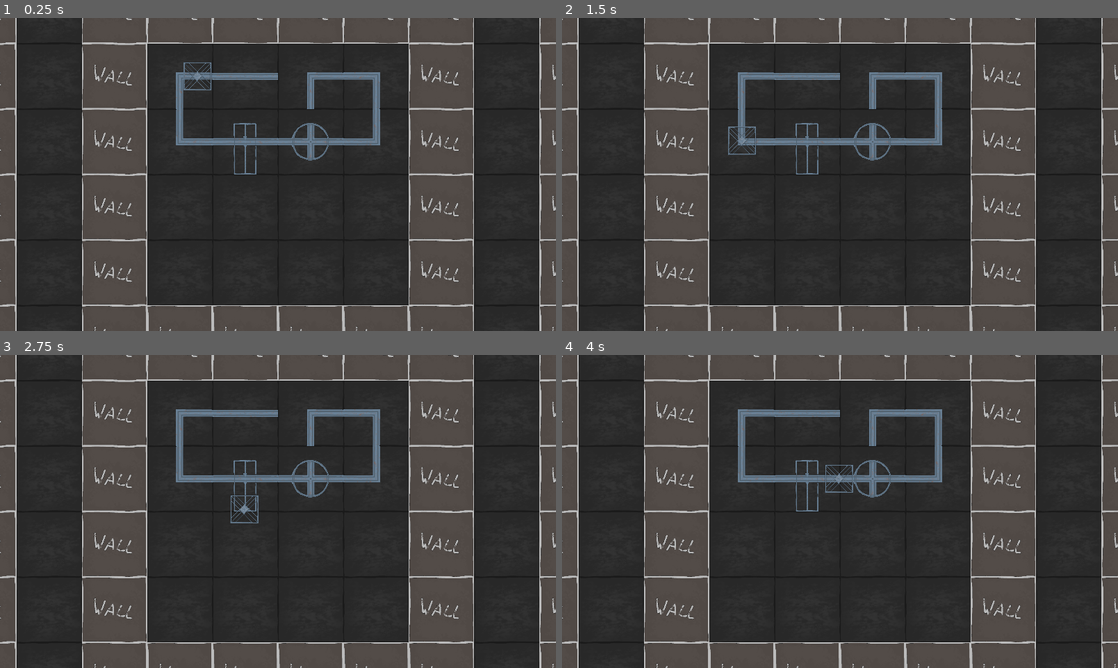
Above: before the commit, frames 1-4 (two rows, left to right).
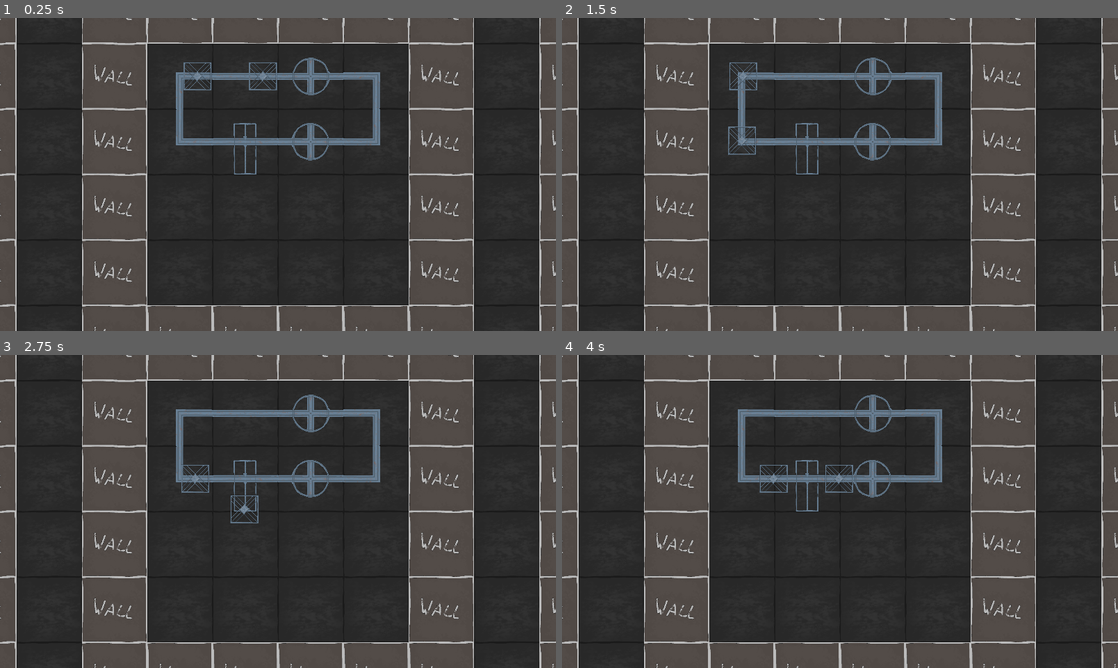
Above: after the commit, the same moments.

Repository: BoringStudio/ldjam54
Game: Godot game, scene res://game.tscn
The game is run twice, just before and just after one commit, with the same random seed, the same clock (stepped at 60 frames per second) and the same inputs. The project has no main scene, so this scene is started directly.
Inputs:
- Up to frame 1 (0.25 s): no input
- Up to frame 2 (1.5 s): no input
- Up to frame 3 (2.75 s): no input
- Up to frame 4 (4 s): no input

The runs differ from the first frame. In frame 1, 0.5% of the frame differs, in the area x 44-62%, y 12-30%; in frame 2, 0.5%; in frame 3, 0.5%; in frame 4, 0.5%.

Commit message:
Add multiple platforms

Diff:
--- a/game.gd
+++ b/game.gd
@@ -12,9 +12,10 @@
 	camera.get_viewport().size_changed.connect(_sync_camera_zoom)
 
 	# Create platform
-	var platform = Platform.instantiate()
-	add_child(platform)
-	building_area.set_platform(platform)
+	for i in range(2):
+		var platform = Platform.instantiate()
+		add_child(platform)
+		building_area.add_platform(Vector2i(i, 0), platform)
 
 
 func _process(delta):
--- a/prefabs/building_area/building_area.gd
+++ b/prefabs/building_area/building_area.gd
@@ -7,10 +7,11 @@
 @export var height: int = 10
 
 var _grid: Array[Conveyor]
-var _platform: Platform = null
-var _platform_origin: Vector2i = Vector2i(0, 0)
 var _tick_time: float = 0.0
-var _last_visited_cell: Conveyor = null
+
+var _platforms: Array[Platform] = []
+var _platform_origins: Array[Vector2i] = []
+var _platform_last_visited_cells: Array[Conveyor] = []
 
 @onready var _grid_offset = transform.origin - Vector2(Conveyor.CELL_SIZE) * Vector2(width, height) * 0.5 + Vector2(Conveyor.CELL_SIZE) * 0.5
 
@@ -26,42 +27,53 @@
 	_spawn_cell(Vector2i(2, 1), Conveyor.Item.RotateRight, Conveyor.DIR_RIGHT)
 	_spawn_cell(Vector2i(3, 1), Conveyor.Item.TurnLeft, Conveyor.DIR_RIGHT)
 	_spawn_cell(Vector2i(3, 0), Conveyor.Item.TurnLeft, Conveyor.DIR_UP)
-	_spawn_cell(Vector2i(2, 0), Conveyor.Item.TurnLeft, Conveyor.DIR_LEFT)
+	_spawn_cell(Vector2i(2, 0), Conveyor.Item.RotateLeft, Conveyor.DIR_LEFT)
 	_spawn_cell(Vector2i(1, 0), Conveyor.Item.Straight, Conveyor.DIR_LEFT)
 
 
 func _process(delta):
-	if _platform == null:
-		return
+	var next_tick_time = _tick_time + delta * Main.simulation_speed
 
-	var current_cell = get_cell(_platform_origin)
+	for i in range(_platforms.size()):
+		var platform = _platforms[i]
+		var platform_origin = _platform_origins[i]
+		var last_visited_cell = _platform_last_visited_cells[i]
 
-	# Update last visited cell if changed
-	if _last_visited_cell != current_cell:
-		_platform.on_exit_cell(_last_visited_cell)
+		var current_cell = get_cell(platform_origin)
 
-		if _last_visited_cell == null or _last_visited_cell.get_next_grid_index() == current_cell.get_start_direction():
-			_platform.on_enter_cell(current_cell)
-			_last_visited_cell = current_cell
-		else:
+		# Update last visited cell if changed
+		if last_visited_cell != current_cell:
+			platform.on_exit_cell(last_visited_cell)
+
+			if last_visited_cell == null or last_visited_cell.get_next_grid_index() == current_cell.get_start_direction():
+				if current_cell.occupied:
+					continue
+				if last_visited_cell != null:
+					last_visited_cell.occupied = false
+
+				platform.on_enter_cell(current_cell)
+				last_visited_cell = current_cell
+				_platform_last_visited_cells[i] = last_visited_cell
+			else:
+				# TODO: emit some kind of signal
+				current_cell = null
+
+			if current_cell != null:
+				current_cell.reset()
+
+		if current_cell == null:
 			# TODO: emit some kind of signal
-			current_cell = null
+			continue
 
-		if current_cell != null:
-			current_cell.reset()
+		current_cell.occupied = true
+		current_cell.move_platform(_tick_time, platform)
+		if next_tick_time > 1.0:
+			if not current_cell.next_tick():
+				_platform_origins[i] += current_cell.get_next_grid_index()
 
-	if current_cell == null:
-		# TODO: emit some kind of signal
-		return
-
-	current_cell.move_platform(_tick_time, _platform)
-	_tick_time += delta * Main.simulation_speed
+	_tick_time = next_tick_time
 	if _tick_time > 1.0:
 		_tick_time = fmod(_tick_time, 1.0)
-		if not current_cell.next_tick():
-			_platform_origin += current_cell.get_next_grid_index()
-
-	pass
 
 
 func _spawn_cell(index: Vector2i, ty: Conveyor.Item, rot: int):
@@ -70,8 +82,10 @@
 	set_cell(index, conv)
 
 
-func set_platform(platform: Platform):
-	_platform = platform
+func add_platform(index: Vector2i, platform: Platform):
+	_platforms.push_back(platform)
+	_platform_origins.push_back(index)
+	_platform_last_visited_cells.push_back(null)
 
 
 func get_dimentions() -> Vector2:
@@ -93,8 +107,3 @@
 
 func check_index(index: Vector2i) -> bool:
 	return index.x >= 0 and index.y >= 0 and index.x < width and index.y < height
-
-
-static func rotate_dir(dir: int, amount: int) -> int:
-	dir += amount
-	return dir % 4
--- a/prefabs/conveyor/conveyor.gd
+++ b/prefabs/conveyor/conveyor.gd
@@ -14,6 +14,8 @@
 
 @export var ty: Item = Item.Straight
 @export_enum("Up:0", "Right:1", "Down:2", "Left:3") var rot: int = DIR_RIGHT
+
+var occupied: bool = false
 
 var _tick: int = 0
 
@@ -46,6 +48,7 @@
 
 func reset():
 	_tick = 0
+	occupied = false
 
 
 func next_tick() -> bool:
